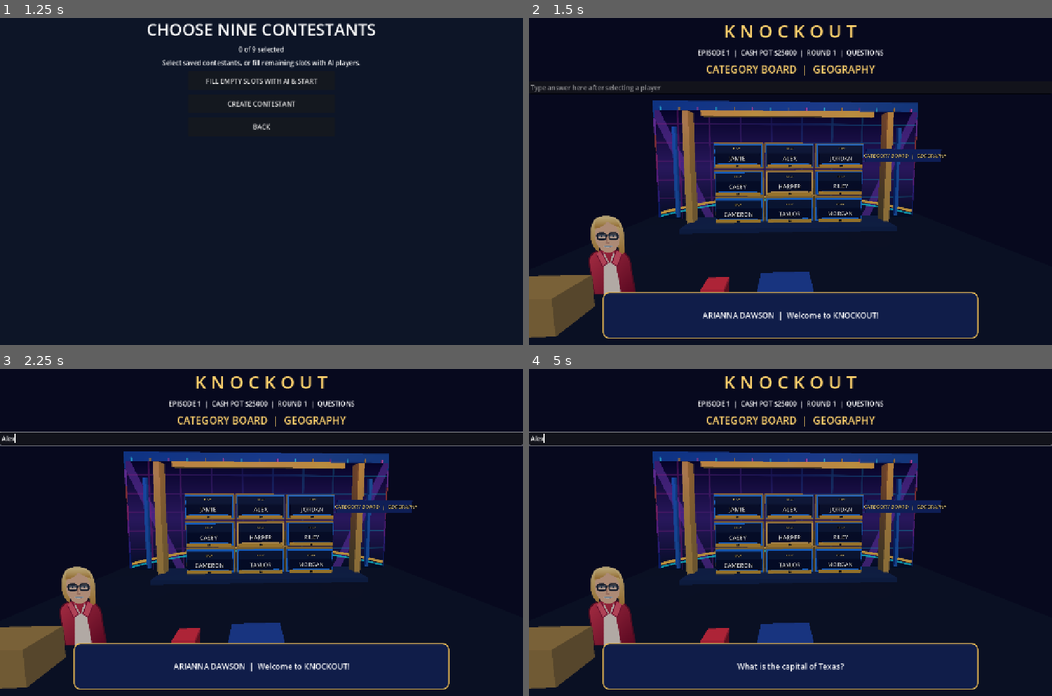
Above: before the commit, frames 1-4 (two rows, left to right).
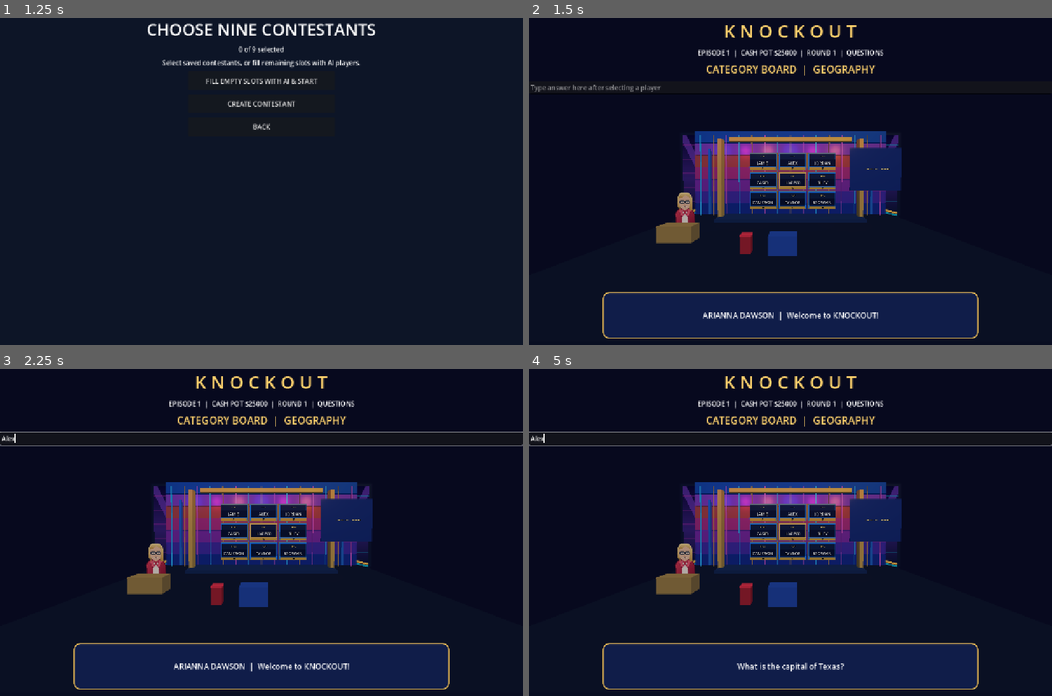
Above: after the commit, the same moments.

Repository: Becksploder2/Knockout
Game: Godot game, scene res://scenes/launcher.tscn
Two runs of this game, one before a commit and one after it. Both use one fixed random seed, a clock stepped at 60 frames per second and the inputs below.
Inputs (mouse positions are in pixels of both pictures, inside the frame that each line leads up to):
- Up to frame 1 (1.25 s): click "PLAY KNOCKOUT" at 0.5 s
- Up to frame 2 (1.5 s): click "FILL EMPTY SLOTS WITH AI & ST…" at 1.25 s
- Up to frame 3 (2.25 s): click (261, 437) at 2.02 s; type "Alex" at 2.1 s
- Up to frame 4 (5 s): tap Enter at 2.75, 4.25 s; tap Space at 3.5 s

Frame 1 is identical in both runs. In frame 2, 22% of the frame differs, in the area x 0-80%, y 25-98%; in frame 3, 22%; in frame 4, 22%.

Commit message:
Reframe complete studio with host left, 3x3 contestant wall centered and category display right

Diff:
--- a/Main.gd
+++ b/Main.gd
@@ -879,9 +879,9 @@
 	studio_root = Node3D.new()
 	viewport.add_child(studio_root)
 	var camera := Camera3D.new()
-	camera.position = Vector3(-0.7, 6.5, 13.7)
-	camera.fov = 74.0
-	camera.look_at_from_position(camera.position, Vector3(0, 4.7, -5.2), Vector3.UP)
+	camera.position = Vector3(0.0, 6.0, 21.5)
+	camera.fov = 76.0
+	camera.look_at_from_position(camera.position, Vector3(0, 5.3, -7.4), Vector3.UP)
 	studio_root.add_child(camera)
 	camera.current = true
 	var light := DirectionalLight3D.new()
@@ -920,7 +920,7 @@
 		var accent_color: Color = Color("#31d3ff") if column % 3 == 0 else Color("#f7ae3b") if column % 3 == 1 else Color("#f05bc1")
 		_studio_box(Vector3(float(column - 7) * 2.0, 6.0, -11.2), Vector3(0.11, 12.8, 0.22), accent_color)
 	# Original branded cyc wall and illuminated stage framing.
-	_studio_box(Vector3(0, 6.0, -12.1), Vector3(30, 14, 0.5), Color("#10172e"))
+	_studio_box(Vector3(0, 6.0, -12.1), Vector3(35, 14, 0.5), Color("#10172e"))
 	_studio_box(Vector3(0, 11.6, -10.7), Vector3(18.8, 0.6, 0.55), Color("#f6bb47"))
 	_studio_box(Vector3(0, 0.15, -7.8), Vector3(20.0, 0.45, 4.2), Color("#172a50"))
 	for side in [-1, 1]:
@@ -936,18 +936,18 @@
 		studio_root.add_child(wash)
 	for row_index in range(3):
 		for col_index in range(3):
-			var x: float = float(col_index - 1) * 5.0
-			var y: float = 7.0 - float(row_index) * 2.7
+			var x: float = float(col_index - 1) * 4.1 + 0.3
+			var y: float = 8.1 - float(row_index) * 2.7
 			var champion: bool = row_index == 1 and col_index == 1
 			var accent: Color = Color("#ffcb62") if champion else Color("#218bff")
 			# Each cell is a framed contestant bay rather than a flat floating panel.
-			_studio_box(Vector3(x, y, -8.35), Vector3(4.85, 2.55, 0.65), Color("#b58c39"))
-			_studio_box(Vector3(x, y, -8), Vector3(4.65, 2.3, 0.5), accent)
-			_studio_box(Vector3(x, y, -7.69), Vector3(4.42, 2.0, 0.12), Color("#101f3d"))
+			_studio_box(Vector3(x, y, -8.35), Vector3(3.95, 2.55, 0.65), Color("#b58c39"))
+			_studio_box(Vector3(x, y, -8), Vector3(3.8, 2.3, 0.5), accent)
+			_studio_box(Vector3(x, y, -7.69), Vector3(3.6, 2.0, 0.12), Color("#101f3d"))
 			_studio_box(Vector3(x, y - 0.84, -7.5), Vector3(3.7, 0.2, 0.45), accent)
 			# Chase-style illuminated lower-third: bold name over a separate cash strip.
-			_studio_box(Vector3(x, y - 0.35, -7.36), Vector3(4.25, 1.15, 0.16), Color("#07122e"))
-			_studio_box(Vector3(x, y - 0.99, -7.32), Vector3(4.25, 0.32, 0.18), Color("#e6ad36"))
+			_studio_box(Vector3(x, y - 0.35, -7.36), Vector3(3.5, 1.15, 0.16), Color("#07122e"))
+			_studio_box(Vector3(x, y - 0.99, -7.32), Vector3(3.5, 0.32, 0.18), Color("#e6ad36"))
 			var nameplate := Label3D.new()
 			nameplate.position = Vector3(x, y - 0.27, -7.18)
 			nameplate.pixel_size = 0.008
@@ -972,24 +972,24 @@
 			square_status_labels.append(statusplate)
 	# Physical category display mounted above the contestant bays.
 	stage_category_board = Label3D.new()
-	stage_category_board.position = Vector3(11.2, 7.0, -7.0)
-	stage_category_board.pixel_size = 0.008
-	stage_category_board.font_size = 62
+	stage_category_board.position = Vector3(11.7, 7.0, -6.8)
+	stage_category_board.pixel_size = 0.004
+	stage_category_board.font_size = 52
 	stage_category_board.outline_size = 12
 	stage_category_board.modulate = Color("#ffe18d")
 	studio_root.add_child(stage_category_board)
-	_studio_box(Vector3(11.2, 7.0, -7.4), Vector3(7.5, 1.3, 0.25), Color("#152c70"))
+	_studio_box(Vector3(11.7, 7.0, -7.4), Vector3(7.0, 5.8, 0.25), Color("#152c70"))
 	# Refresh 3D nameplates after the stage is constructed.
 	render()
 	# Downstage podiums, deliberately separated from the contestant wall.
-	_studio_box(Vector3(-10.8, 0.6, 5), Vector3(3.2, 1.7, 1.7), Color("#b28b44"))
+	_studio_box(Vector3(-10.6, 0.6, 1.8), Vector3(3.2, 1.7, 1.7), Color("#b28b44"))
 	_studio_box(Vector3(-3.5, 0.65, 5), Vector3(0.85, 1.3, 0.85), Color("#b8242f"))
 	_studio_box(Vector3(-3.5, 1.36, 5), Vector3(0.9, 0.15, 0.9), Color("#ff3344"))
 	_studio_box(Vector3(-0.6, 0.6, 5), Vector3(2.2, 1.7, 1.5), Color("#244aa2"))
 	# Arianna Dawson: procedural 3D host avatar, visible behind the left podium.
-	if not _studio_texture_panel("res://knockout_concept_assets/arianna_game.svg", Vector3(-9.0, 2.2, 3.4), Vector2(2.9, 4.3), true):
-		_build_arianna_avatar(Vector3(-9.0, 0.0, 3.4))
-	_studio_texture_panel("res://knockout_concept_assets/studio_game.svg", Vector3(0, 6.0, -10.9), Vector2(29.0, 12.0), false)
+	if not _studio_texture_panel("res://knockout_concept_assets/arianna_game.svg", Vector3(-10.6, 2.7, 0.6), Vector2(2.9, 4.3), true):
+		_build_arianna_avatar(Vector3(-10.6, 0.0, 0.6))
+	_studio_texture_panel("res://knockout_concept_assets/studio_game.svg", Vector3(0, 6.0, -11.65), Vector2(34.0, 13.0), false)
 
 func _studio_box(pos: Vector3, dimensions: Vector3, color: Color) -> void:
 	var node := MeshInstance3D.new()
